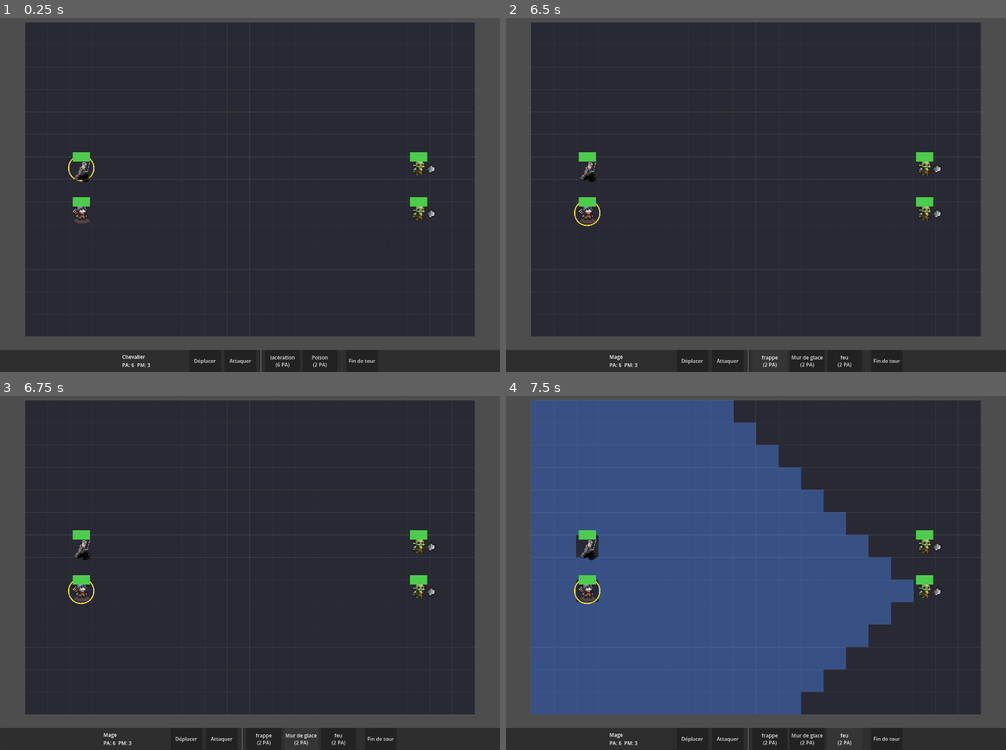
Above: before the commit, frames 1-4 (two rows, left to right).
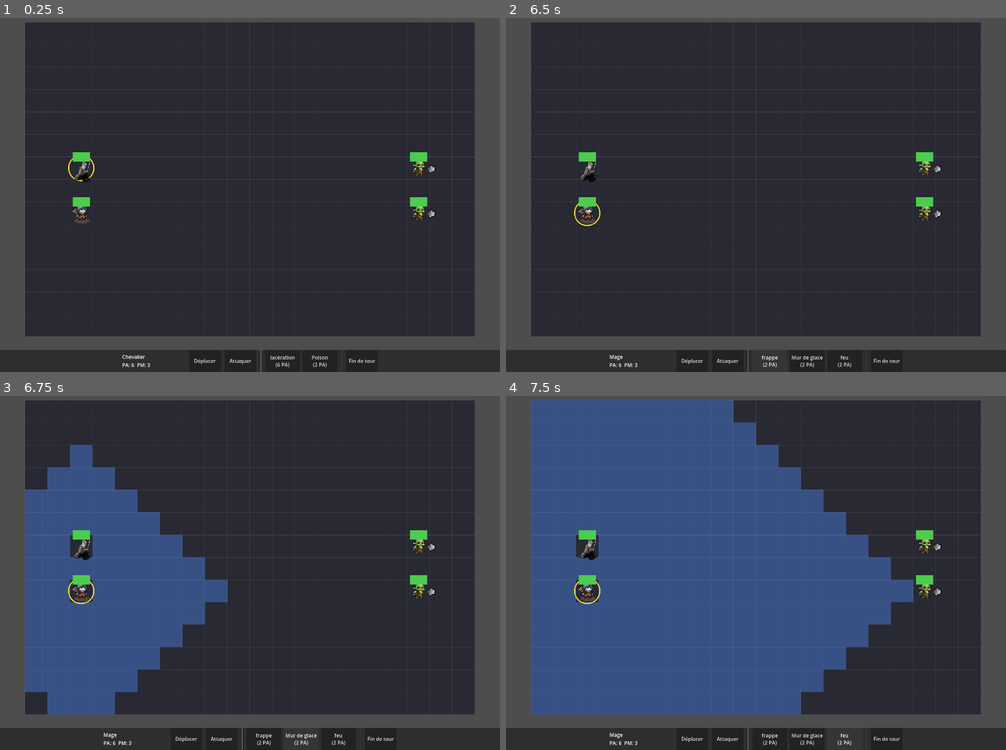
Above: after the commit, the same moments.

Repository: Essy7126/dungeon-draft-v-2
Game: Godot game, scene res://battle.tscn
Same seed, same stepped clock (60 frames per second), same inputs: the game is played once before the commit and once after it.
Inputs:
- Up to frame 1 (0.25 s): no input
- Up to frame 2 (6.5 s): click "Déplacer" at 0.5 s; click "Attaquer" at 1.25 s; click "lacération (6 PA)" at 2 s; click "Poison (2 PA)" at 2.75 s; click "Fin de tour" at 3.5 s; click "Déplacer" at 4.25 s; click "Attaquer" at 5 s; click "frappe (2 PA)" at 5.75 s
- Up to frame 3 (6.75 s): click "Mur de glace (2 PA)" at 6.5 s
- Up to frame 4 (7.5 s): click "feu (2 PA)" at 7.25 s

Frames 1-2 are identical in both runs. In frame 3, 19% of the frame differs, in the area x 5-46%, y 13-90%; in frame 4, nothing differs.

Commit message:
modfication terrain
les effets de terrain se cumulent

Diff:
--- a/core/spell_caster.gd
+++ b/core/spell_caster.gd
@@ -86,11 +86,17 @@
 	for target_cell in affected_cells:
 		var target = _grid.get_unit(target_cell)
 		if target != null:
+			var affected = false
 			if spell.deals_damage():
 				target.take_damage(spell.damage)
-				report["affected_units"].append(target)
+				affected = true
 			if spell.is_healing():
 				target.heal(spell.heal)
+				affected = true
+			if spell.applied_status != null:
+				target.apply_status(spell.applied_status)
+				affected = true
+			if affected and not report["affected_units"].has(target):
 				report["affected_units"].append(target)
 		if spell.has_terrain_effect():
 			_terrain.place_effect(target_cell, spell.terrain_effect)
--- a/core/terrain_effects.gd
+++ b/core/terrain_effects.gd
@@ -2,6 +2,7 @@
 # ============================================================
 # TERRAIN EFFECTS — Moteur d'effets de terrain. Logique pure.
 # Applique dégâts + statuts (StatusData) selon le déclencheur.
+# Gère aussi les RÉACTIONS quand deux effets se rencontrent.
 # ============================================================
 
 class_name TerrainEffects
@@ -9,17 +10,92 @@
 
 var _grid: GridData
 
+# ============================================================
+# TABLE DES RÉACTIONS
+# Clé = paire de noms d'effets triée alphabétiquement (String).
+# On trie pour que [lave, glace] et [glace, lave] donnent la même clé.
+# Valeur = identifiant de la réaction, géré dans _trigger_reaction().
+#
+# IMPORTANT : ces noms doivent correspondre EXACTEMENT au champ
+# effect_name de tes .tres (lave.tres, glace.tres, etc.).
+# ============================================================
+
+const REACTION_DAMAGE := 25   # dégâts d'une réaction explosive
+
+const REACTIONS := {
+	"glace|lave": "explosion",      # choc thermique
+	"eau|foudre": "electrocution",  # décharge
+	"eau|lave": "solidification",   # la lave durcit en mur
+}
+
 func _init(grid: GridData) -> void:
 	_grid = grid
 
-# --- Pose d'un effet ---
+# ============================================================
+# POSE D'UN EFFET (avec détection de réaction)
+# ============================================================
+
 func place_effect(cell: Vector2i, effect: TerrainEffectData) -> void:
 	if not _grid.is_valid(cell):
 		return
+
+	# Y a-t-il déjà un effet sur cette case ?
+	var existing = get_effect_data(cell)
+	if existing != null:
+		var reaction = _find_reaction(existing.effect_name, effect.effect_name)
+		if reaction != "":
+			_trigger_reaction(cell, reaction)
+			return   # la réaction remplace la pose normale
+
+	# Pas de réaction : pose normale.
 	_grid.set_effect(cell, effect.effect_name, {
 		"data": effect,
 		"duration": effect.duration,
 	})
+
+# Cherche une réaction entre deux effets. Retourne "" si aucune.
+func _find_reaction(name_a: String, name_b: String) -> String:
+	var names = [name_a, name_b]
+	names.sort()   # tri alphabétique pour une clé stable
+	var key = "%s|%s" % [names[0], names[1]]
+	return REACTIONS.get(key, "")
+
+# ============================================================
+# DÉCLENCHEMENT DES RÉACTIONS
+# ============================================================
+
+func _trigger_reaction(cell: Vector2i, reaction: String) -> void:
+	match reaction:
+		"explosion":
+			print("RÉACTION : explosion thermique en %s !" % str(cell))
+			_damage_area(cell, REACTION_DAMAGE)
+			_clear_both(cell)
+		"electrocution":
+			print("RÉACTION : électrocution en %s !" % str(cell))
+			_damage_area(cell, REACTION_DAMAGE)
+			_clear_both(cell)
+		"solidification":
+			print("RÉACTION : solidification en %s !" % str(cell))
+			_grid.clear_effect(cell)
+			_grid.set_type(cell, GridData.CellType.WALL)
+
+# Inflige des dégâts à la case + ses 4 voisines orthogonales.
+func _damage_area(center: Vector2i, amount: int) -> void:
+	var cells = [center]
+	for dir in [Vector2i.UP, Vector2i.DOWN, Vector2i.LEFT, Vector2i.RIGHT]:
+		cells.append(center + dir)
+	for c in cells:
+		if not _grid.is_valid(c):
+			continue
+		var unit = _grid.get_unit(c)
+		if unit != null and unit.is_alive:
+			unit.take_damage(amount)
+			print("  %s subit %d dégâts de la réaction." % [unit.unit_name, amount])
+
+# Nettoie l'effet de la case et la remet en NORMAL.
+func _clear_both(cell: Vector2i) -> void:
+	_grid.clear_effect(cell)
+	_grid.set_type(cell, GridData.CellType.NORMAL)
 
 func get_effect_data(cell: Vector2i) -> TerrainEffectData:
 	var stored = _grid.get_effect(cell)
--- a/data/spells/mur_de_glace.tres
+++ b/data/spells/mur_de_glace.tres
@@ -1,11 +1,15 @@
 [gd_resource type="Resource" script_class="Spell" format=3 uid="uid://bpl7jcy8ix86j"]
 
 [ext_resource type="Script" uid="uid://bd5080ch70ymn" path="res://data/spell.gd" id="1_s2kpe"]
+[ext_resource type="Resource" uid="uid://b6utveihynose" path="res://data/terrain/glace.tres" id="2_wlyno"]
 
 [resource]
 script = ExtResource("1_s2kpe")
 spell_name = "Mur de glace"
-target_type = 2
+spell_range = 6
+can_target_free_cell = true
+aoe_shape = 1
+aoe_size = 3
 element = 2
-terrain_effect = 2
+terrain_effect = ExtResource("2_wlyno")
 metadata/_custom_type_script = "uid://bd5080ch70ymn"
--- /dev/null
+++ b/data/status/dot.tres
@@ -0,0 +1,8 @@
+[gd_resource type="Resource" script_class="StatusData" format=3 uid="uid://v7to3pt16uer"]
+
+[ext_resource type="Script" uid="uid://sr3n54wflcuj" path="res://data/status/status_data.gd" id="1_lx15v"]
+
+[resource]
+script = ExtResource("1_lx15v")
+skips_turn = true
+metadata/_custom_type_script = "uid://sr3n54wflcuj"
--- a/data/status/poison.tres
+++ b/data/status/poison.tres
@@ -5,4 +5,5 @@
 [resource]
 script = ExtResource("1_1mk4e")
 damage_per_turn = 20
+mp_reduction = 3
 metadata/_custom_type_script = "uid://sr3n54wflcuj"
--- /dev/null
+++ b/data/terrain/eau.tres
@@ -0,0 +1,8 @@
+[gd_resource type="Resource" script_class="TerrainEffectData" format=3 uid="uid://dfhv7b6st2rf1"]
+
+[ext_resource type="Script" uid="uid://c15pw2f0yrhuh" path="res://data/units/terrain_effect_data.gd" id="1_1qiso"]
+
+[resource]
+script = ExtResource("1_1qiso")
+effect_name = "eau"
+metadata/_custom_type_script = "uid://c15pw2f0yrhuh"
--- /dev/null
+++ b/data/terrain/foudre.tres
@@ -0,0 +1,8 @@
+[gd_resource type="Resource" script_class="TerrainEffectData" format=3 uid="uid://dv7rw1l3bmujn"]
+
+[ext_resource type="Script" uid="uid://c15pw2f0yrhuh" path="res://data/units/terrain_effect_data.gd" id="1_7ma0n"]
+
+[resource]
+script = ExtResource("1_7ma0n")
+effect_name = "foudre"
+metadata/_custom_type_script = "uid://c15pw2f0yrhuh"
--- a/data/terrain/terrain.tres
+++ b/data/terrain/glace.tres
@@ -1,9 +1,10 @@
 [gd_resource type="Resource" script_class="TerrainEffectData" format=3 uid="uid://b6utveihynose"]
 
-[ext_resource type="Script" uid="uid://c15pw2f0yrhuh" path="res://data/units/terrain_effect_data.gd" id="1_k2bv0"]
+[ext_resource type="Script" uid="uid://c15pw2f0yrhuh" path="res://data/units/terrain_effect_data.gd" id="1_w0tat"]
 
 [resource]
-script = ExtResource("1_k2bv0")
+script = ExtResource("1_w0tat")
+effect_name = "glace"
 color = Color(0.5019608, 0.8980392, 0.5019608, 1)
 trigger = 2
 metadata/_custom_type_script = "uid://c15pw2f0yrhuh"
--- a/data/terrain/lave.tres
+++ b/data/terrain/lave.tres
@@ -4,8 +4,8 @@
 
 [resource]
 script = ExtResource("1_c2dyb")
+effect_name = "lave"
 color = Color(0.8862745, 0.007843138, 0.023529412, 1)
 trigger = 1
 damage = 15
-status_duration = 2
 metadata/_custom_type_script = "uid://c15pw2f0yrhuh"
